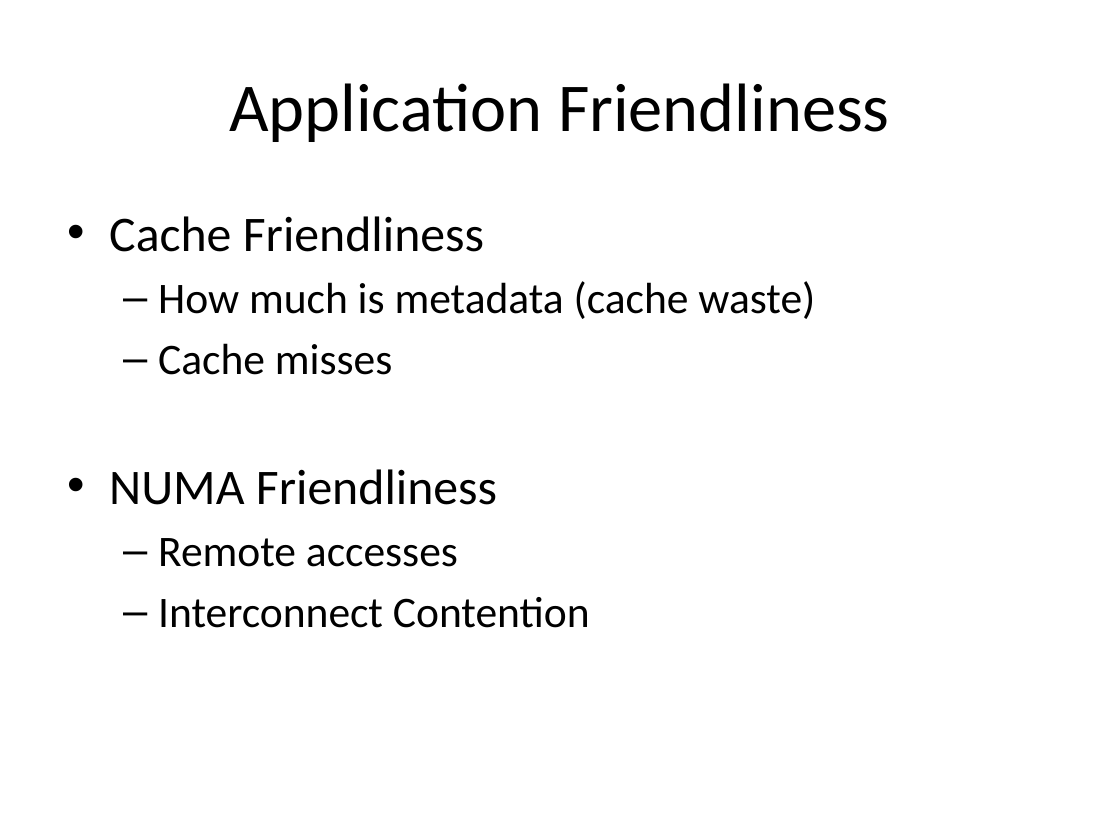
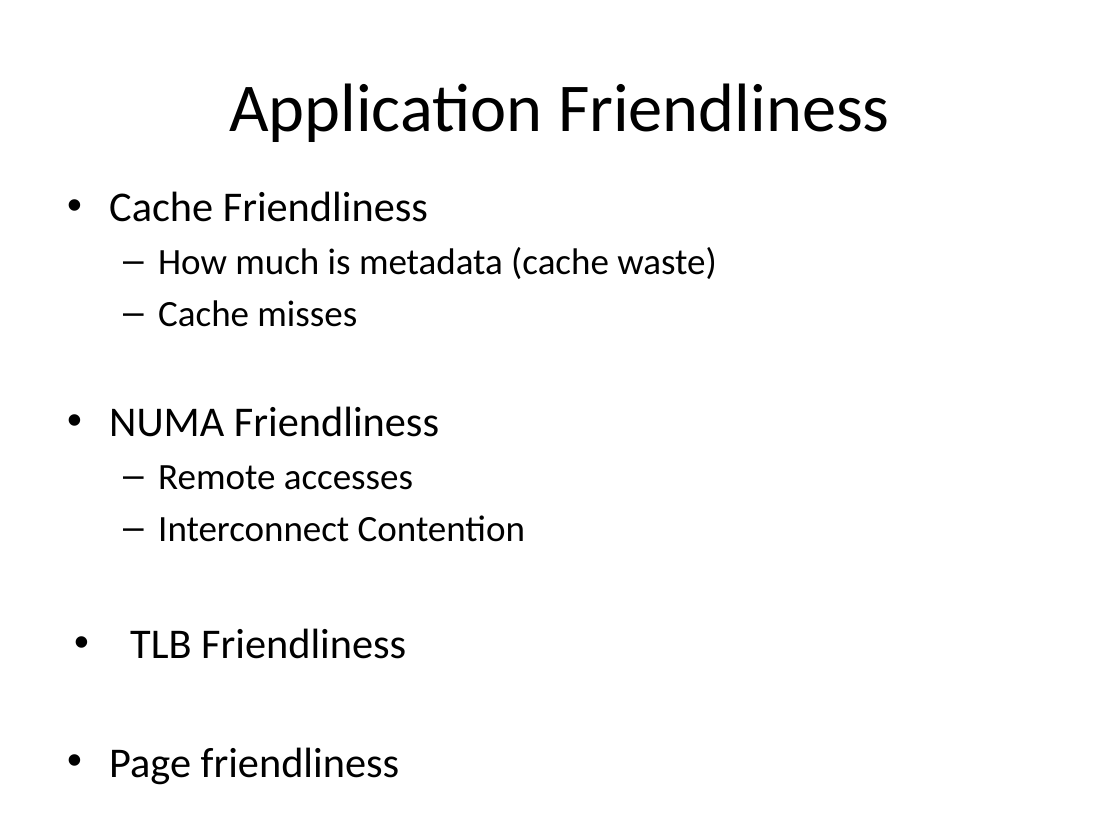
Before and after one commit to UTSASRG/MemPerf-Pro, a slide deck: slide 8 of AllocatorProfiler.pptx. Drawn at 1120x840 pixels with LibreOffice and Linux fonts; fonts in the diff are those of the drawing. Boxes give left, top, right and bottom in pixels: in the first picture for what was removed or moved away, otherwise in the second. Text is boxed around its words. In the diff, an @@ line names an element or a change of style, - is before the commit and + after.

```diff
--- a/AllocatorProfiler.pptx
+++ b/AllocatorProfiler.pptx
@@ text "Cache Friendliness": place and size @@
-text "Cache Friendliness" at (109, 216, 815, 628)
+text "Cache Friendliness" at (109, 191, 716, 659)
@@ text at (109, 191, 716, 542): size 32 to 27.2 pt in "Cache Friendliness", "NUMA Friendliness"; size 28 to 23.8 pt in "How much is metadata (cache waste)", "Cache misses", "Remote accesses", "Interconnect Contention" @@
@@ text at (130, 628, 406, 659): paragraphs added @@
+• TLB Friendliness
+• Page friendliness
```
Also in this commit, not shown: 4 other slides changed.
